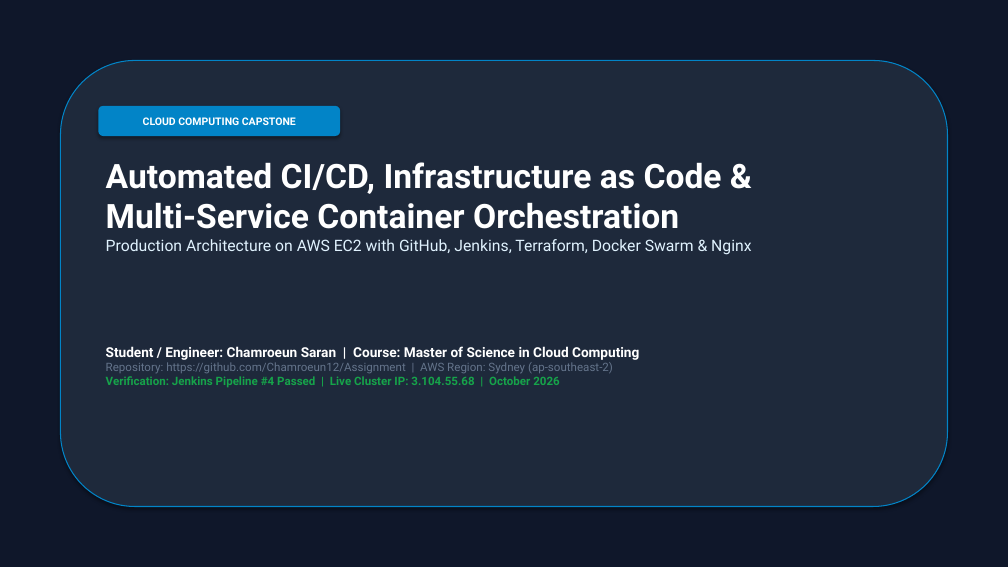
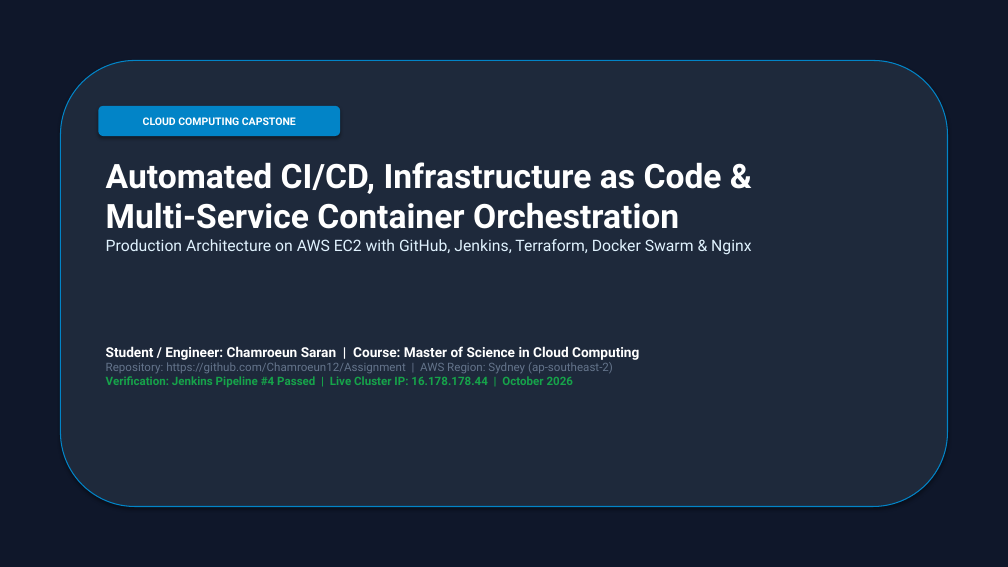
Before and after one commit to Chamroeun12/Assignment, a slide deck: slide 1 of Assignment.pptx. Drawn at 1008x567 pixels with LibreOffice and Linux fonts; fonts in the diff are those of the drawing. Boxes give left, top, right and bottom in pixels: in the first picture for what was removed or moved away, otherwise in the second. Text is boxed around its words. In the diff, an @@ line names an element or a change of style, - is before the commit and + after.

Commit message:
fix: update cluster public IPs after EC2 restart (manager: 16.178.178.44, workers: 3.107.55.229, 3.27.26.70)

```diff
--- a/Assignment.pptx
+++ b/Assignment.pptx
@@ text at box(106, 376, 574, 387): text changed @@
-Verification: Jenkins Pipeline #4 Passed | Live Cluster IP: 3.104.55.68 | October 2026
+Verification: Jenkins Pipeline #4 Passed | Live Cluster IP: 16.178.178.44 | October 2026
```
Also in this commit, not shown: 1 other slide changed, 7 other files.
